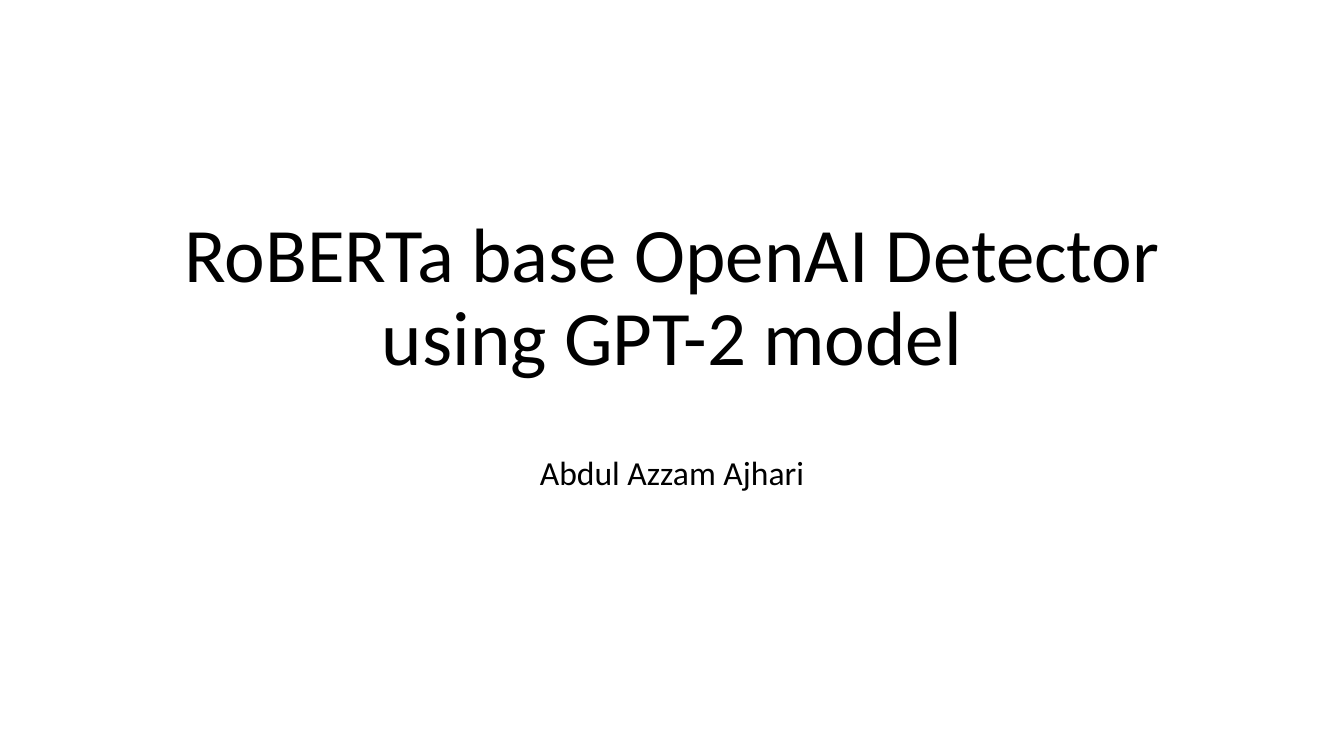
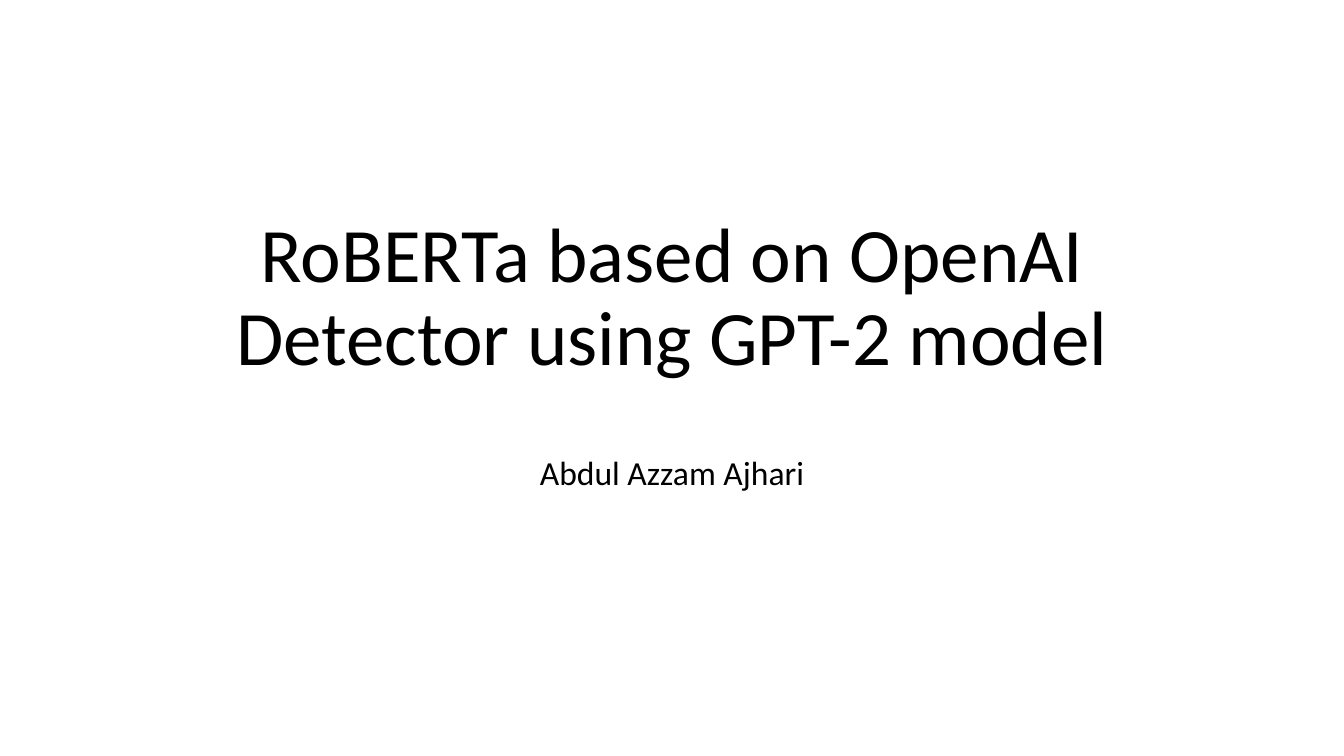
Before and after one commit to abdazzamajhari/CheckGPT-OpenAI, a slide deck: slide 1 of Check-GPT.pptx. Drawn at 1344x756 pixels with LibreOffice and Linux fonts; fonts in the diff are those of the drawing. Boxes give left, top, right and bottom in pixels: in the first picture for what was removed or moved away, otherwise in the second. Text is boxed around its words. In the diff, an @@ line names an element or a change of style, - is before the commit and + after.

```diff
--- a/Check-GPT.pptx
+++ b/Check-GPT.pptx
@@ title at bbox=[237, 228, 1107, 379]: text changed @@
-RoBERTa base OpenAI Detector using GPT-2 model
+RoBERTa based on OpenAI Detector using GPT-2 model
```
Also in this commit, not shown: 2 other files.
